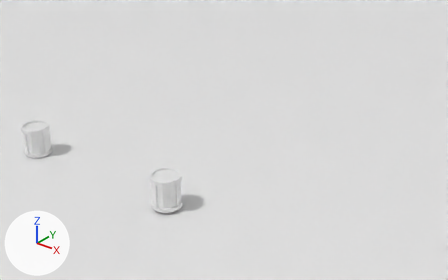
Two versions of the Blender file blender/all.blend, one commit apart.
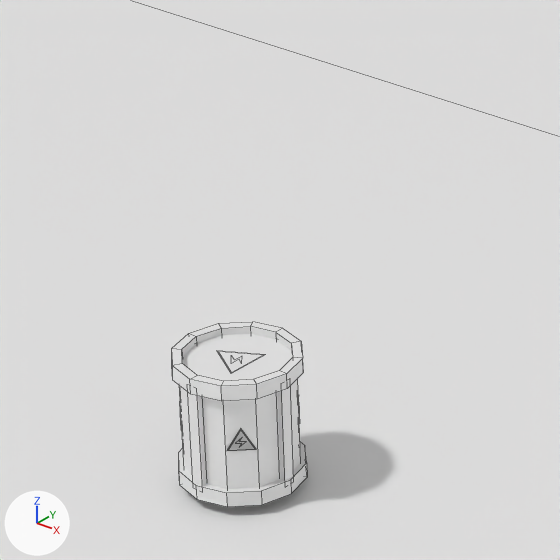
Each version is shown from a 50 mm camera at (33.61, 19.12, 22.45) aimed at (5.64, 54.08, 0.77), then close up on the part from 24% to 55% of the width and 31% to 81% of the height. The lights are fixed; the arrows at lower left show +X, +Y and +Z. The close-ups show mesh edges as thin lines.

Names of what the first close-up shows: 'exploding_shock_barrel', 'ground'.
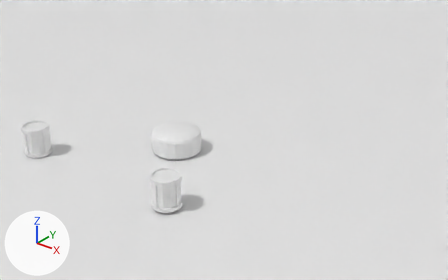
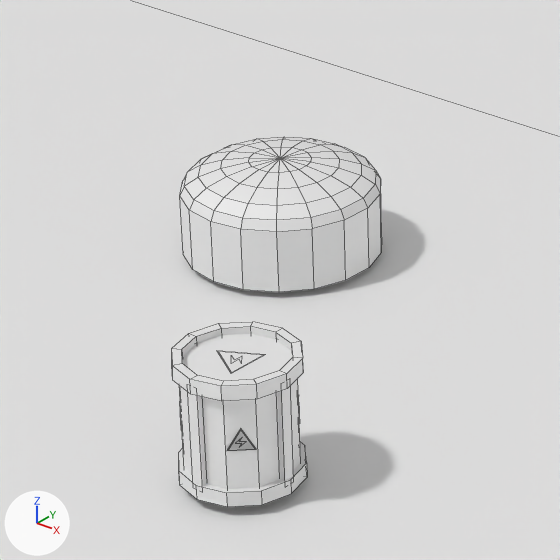
ob_bumper_001 is not drawn itself; it is the parent of ob_empty_074.

Boxes [x1, y1, x2, y2] around the edits, measured in the close-ups (560 x 560 px):
```json
{"object": "bumper", "change": "added", "after": [180, 137, 382, 292]}
```

Scene script edits in JSON lines:
```json
{"op": "add", "block": "me_sphere", "code": ["me_sphere = bpy.data.meshes.new('Sphere')", "me_sphere.from_pydata(...)  # 109 vertices, 109 faces; spans x -1.97..1.97, y -2.0..2.0, z -2.06..1.0"]}
{"op": "add", "block": "col_bumper", "code": ["col_bumper = bpy.data.collections.new('bumper')", "col_bumper.objects.link(ob_bumper_001)", "col_bumper.objects.link(ob_empty_074)"]}
{"op": "add", "block": "ob_bumper_001", "code": ["ob_bumper_001 = bpy.data.objects.new('bumper.001', me_sphere)", "ob_bumper_001.location = (0.0, 0.0, 1.3)", "ob_bumper_001.scale = (1.0, 1.0, 0.63)"]}
{"op": "add", "block": "ob_bumper", "code": ["ob_bumper = bpy.data.objects.new('bumper', None)", "ob_bumper.location = (2.62, 51.78, 0.0)", "ob_bumper.instance_type = 'COLLECTION'", "ob_bumper.instance_collection = col_bumper"]}
```
